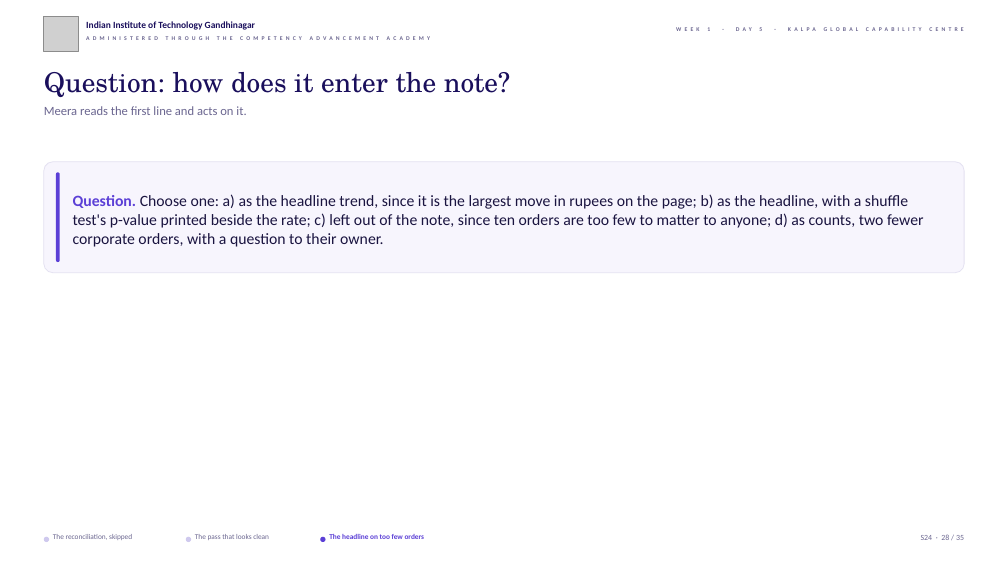
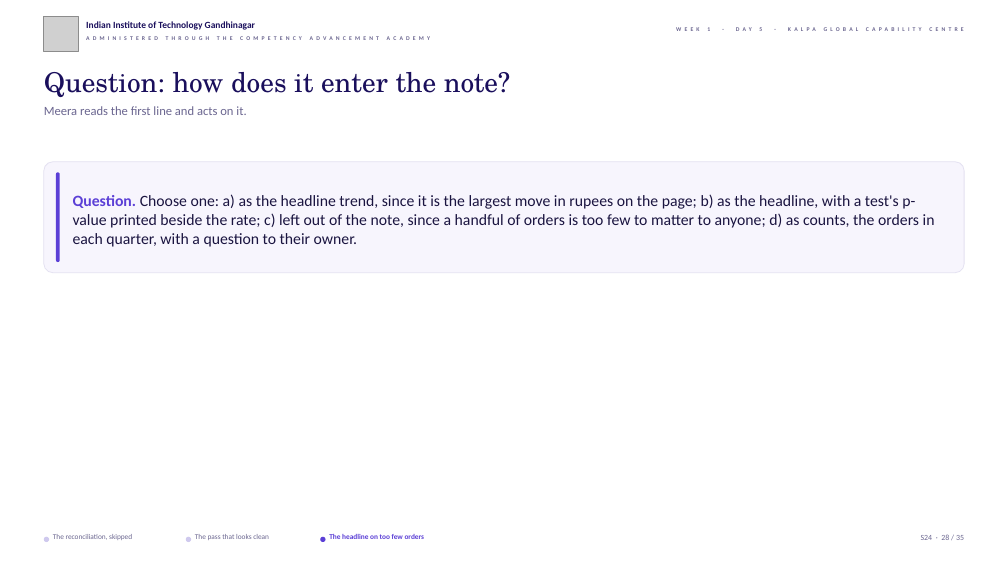
Before and after one commit to fde-academy-lab/c2-content-factory, a slide deck: slide 28 of content/W01/D5/slides/C2_W01_D05_debrief_STUDENT.pptx. Drawn at 1008x567 pixels with LibreOffice and Linux fonts; fonts in the diff are those of the drawing; grey boxes stand for pictures; background and template pictures are left out. Boxes give left, top, right and bottom in pixels: in the first picture for what was removed or moved away, otherwise in the second. Text is boxed around its words. In the diff, an @@ line names an element or a change of style, - is before the commit and + after.

```diff
--- a/content/W01/D5/slides/C2_W01_D05_debrief_STUDENT.pptx
+++ b/content/W01/D5/slides/C2_W01_D05_debrief_STUDENT.pptx
@@ text at [73, 194, 935, 247]: text changed @@
-Question. Choose one: a) as the headline trend, since it is the largest move in rupees on the page; b) as the headline, with a shuffle test's p-value printed beside the rate; c) left out of the note, since ten orders are too few to matter to anyone; d) as counts, two fewer corporate orders, with a question to their owner.
+Question. Choose one: a) as the headline trend, since it is the largest move in rupees on the page; b) as the headline, with a test's p-value printed beside the rate; c) left out of the note, since a handful of orders is too few to matter to anyone; d) as counts, the orders in each quarter, with a question to their owner.
```
Also in this commit, not shown: 28 other slides changed, 1 other file.
